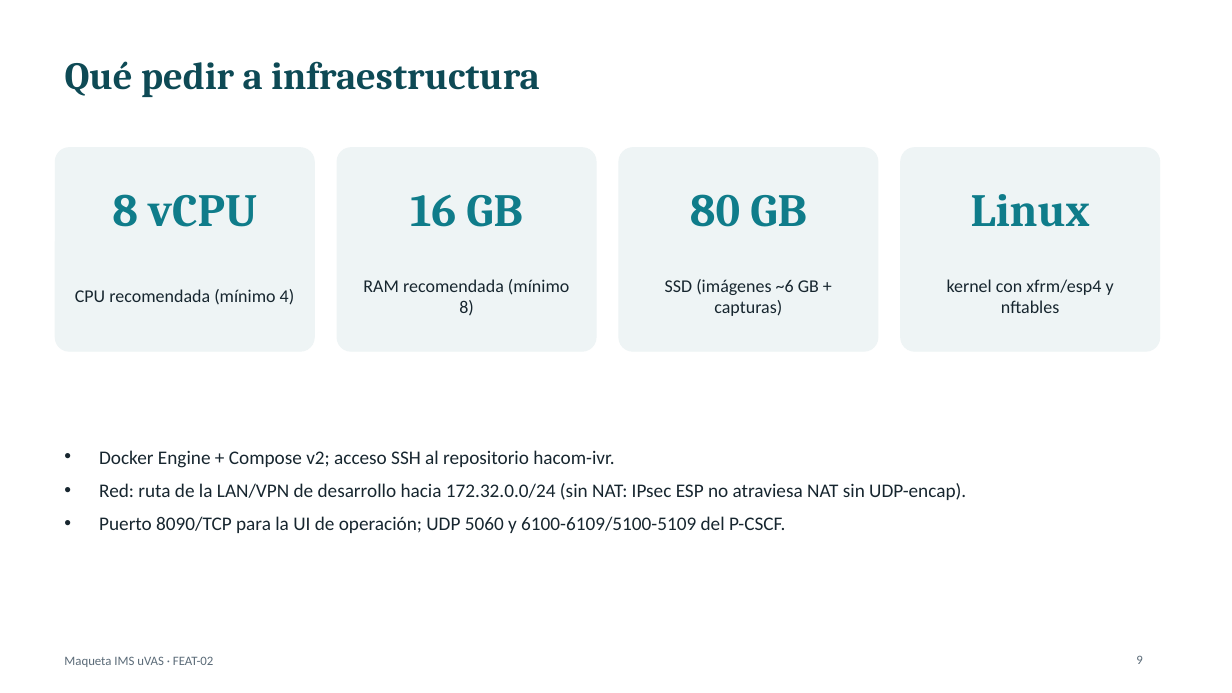
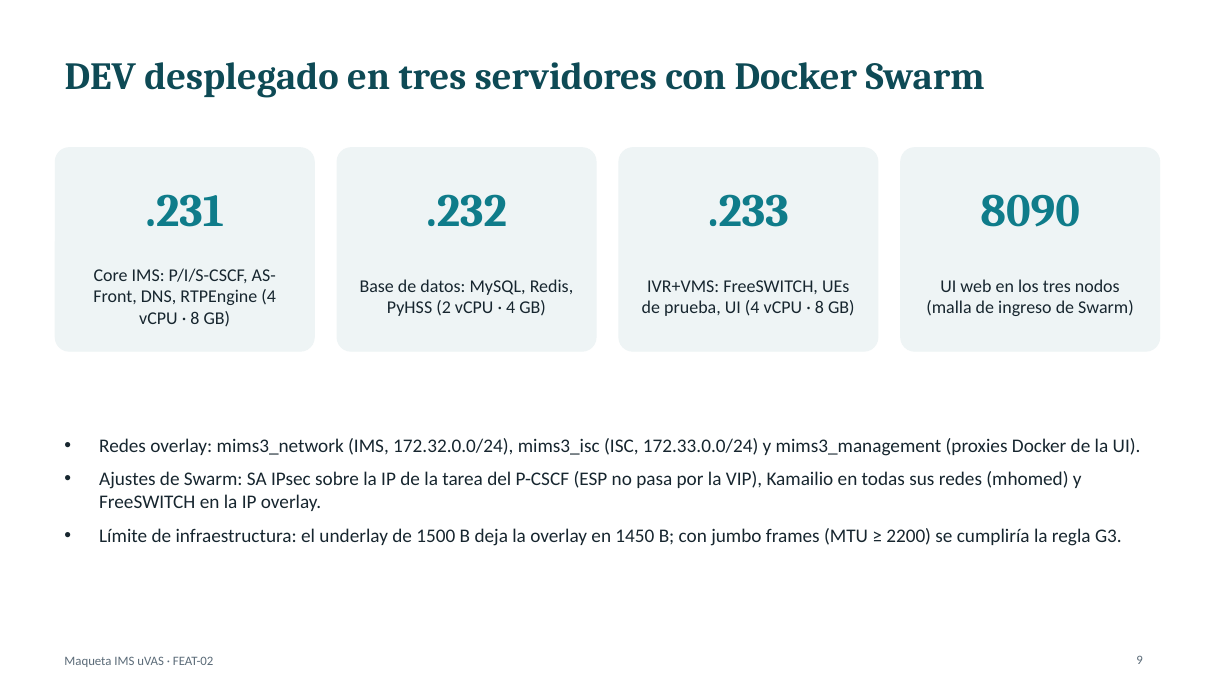
Before and after one commit to jhordyabonia/hacom-ivr, a slide deck: slide 9 of entregables-feat-02/04_presentaciones/FEAT-02_avance_PMV_ruta_DEV.pptx. Drawn at 1232x693 pixels with LibreOffice and Linux fonts; fonts in the diff are those of the drawing. Boxes give left, top, right and bottom in pixels: in the first picture for what was removed or moved away, otherwise in the second. Text is boxed around its words. In the diff, an @@ line names an element or a change of style, - is before the commit and + after.

```diff
--- a/entregables-feat-02/04_presentaciones/FEAT-02_avance_PMV_ruta_DEV.pptx
+++ b/entregables-feat-02/04_presentaciones/FEAT-02_avance_PMV_ruta_DEV.pptx
@@ title at (x1=65, y1=62, x2=985, y2=98): text changed @@
-Qué pedir a infraestructura
+DEV desplegado en tres servidores con Docker Swarm
@@ text at (x1=145, y1=194, x2=224, y2=227): text changed @@
-8 vCPU
+.231
@@ text at (x1=426, y1=194, x2=507, y2=227): text changed @@
-16 GB
+.232
@@ text at (x1=708, y1=194, x2=789, y2=227): text changed @@
-80 GB
+.233
@@ text at (x1=980, y1=194, x2=1080, y2=227): text changed @@
-Linux
+8090
@@ text at (x1=93, y1=268, x2=276, y2=327): text changed @@
-CPU recomendada (mínimo 4)
+Core IMS: P/I/S-CSCF, AS-Front, DNS, RTPEngine (4 vCPU · 8 GB)
@@ text at (x1=360, y1=279, x2=573, y2=316): text changed @@
-RAM recomendada (mínimo 8)
+Base de datos: MySQL, Redis, PyHSS (2 vCPU · 4 GB)
@@ text at (x1=642, y1=280, x2=855, y2=316): text changed @@
-SSD (imágenes ~6 GB + capturas)
+IVR+VMS: FreeSWITCH, UEs de prueba, UI (4 vCPU · 8 GB)
@@ text at (x1=926, y1=279, x2=1134, y2=316): text changed @@
-kernel con xfrm/esp4 y nftables
+UI web en los tres nodos (malla de ingreso de Swarm)
@@ text at (x1=99, y1=438, x2=1141, y2=546): text changed @@
-• Docker Engine + Compose v2; acceso SSH al repositorio hacom-ivr.
-• Red: ruta de la LAN/VPN de desarrollo hacia 172.32.0.0/24 (sin NAT: IPsec ESP no atraviesa NAT sin UDP-encap).
-• Puerto 8090/TCP para la UI de operación; UDP 5060 y 6100-6109/5100-5109 del P-CSCF.
+• Redes overlay: mims3_network (IMS, 172.32.0.0/24), mims3_isc (ISC, 172.33.0.0/24) y mims3_management (proxies Docker de la UI).
+• Ajustes de Swarm: SA IPsec sobre la IP de la tarea del P-CSCF (ESP no pasa por la VIP), Kamailio en todas sus redes (mhomed) y FreeSWITCH en la IP overlay.
+• Límite de infraestructura: el underlay de 1500 B deja la overlay en 1450 B; con jumbo frames (MTU ≥ 2200) se cumpliría la regla G3.
```
Also in this commit, not shown: 6 other slides changed, 5 other files.
